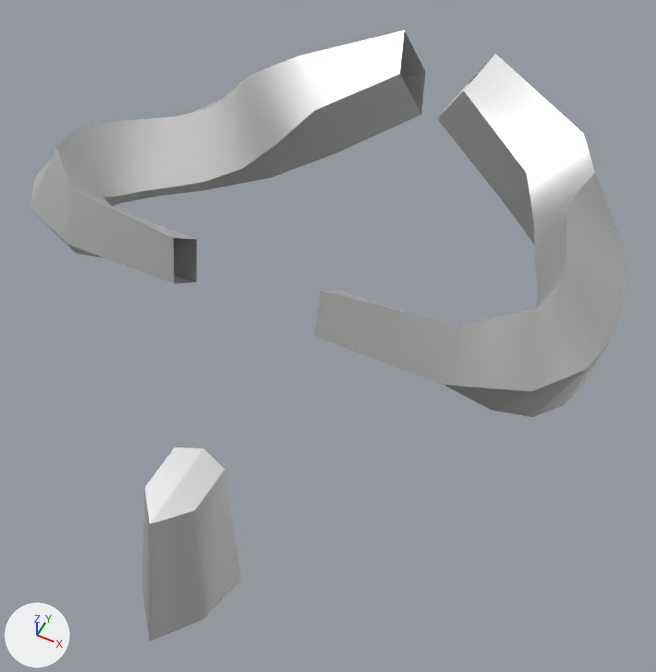
Renders of the FBX model Prototype/SwarmGame/Assets/SwarmPrototype/Resources/SwarmModels/Warrior_Head_Bare.fbx from each side of a commit.
Before and after are seen from a 50 mm camera at (0.332, -0.612, 3.237) aimed at (0.024, 0.004, 2.466). Lighting does not change. The marker at lower left points along +X, +Y and +Z. The picture after the commit comes second.

Script lines for the objects in view, before the commit:
```python
mat_warrior_texture = principled_material('Warrior_Texture')
mat_warrior_texture.base_color = (0.8, 0.8, 0.8)  # white #e7e7e7
mat_warrior_texture.metallic = 1.0
mat_warrior_texture.roughness = 0.553
me_warrior_head_bare = bpy.data.meshes.new('Warrior_Head_Bare')
me_warrior_head_bare.from_pydata(...)  # 111 vertices, 98 faces; spans x -0.316..0.316, y -0.35..0.402, z 2.309..2.677
me_warrior_head_bare.materials.append(mat_warrior_texture)  # white #e7e7e7
ob_warrior_head_bare = bpy.data.objects.new('Warrior_Head_Bare', me_warrior_head_bare)
ob_warrior_head_bare.location = (0.0, 0.0, 0.0)
```
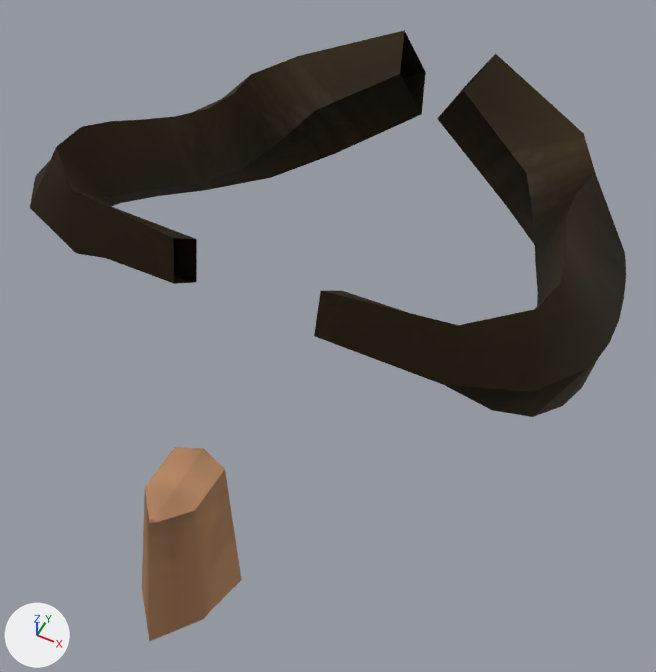
Location of each change, (x1, y1, x2, y2) in pixels of the pictures (656 x 672 px):
'Warrior_Head_Bare', surface changed (white to brown): (30, 30, 626, 641) in both

What changed in the scene script:
```text
Add img_warrior_texture_png:
    img_warrior_texture_png = load_image('Warrior_Texture.png', 'Textures/Warrior_Texture.png', 1024, 1024, 'sRGB')
Change mat_warrior_texture:
    remove mat_warrior_texture.base_color = (0.8, 0.8, 0.8)  # white #e7e7e7
    add mat_warrior_texture.texture = img_warrior_texture_png
    mat_warrior_texture.roughness: 0.553 -> 0.7
```
